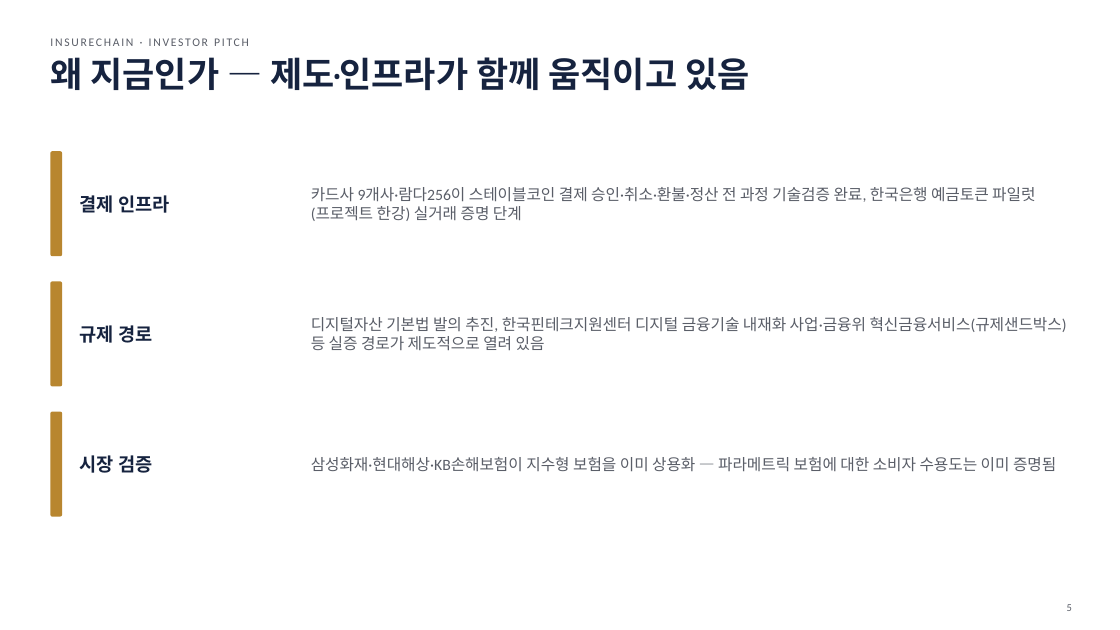
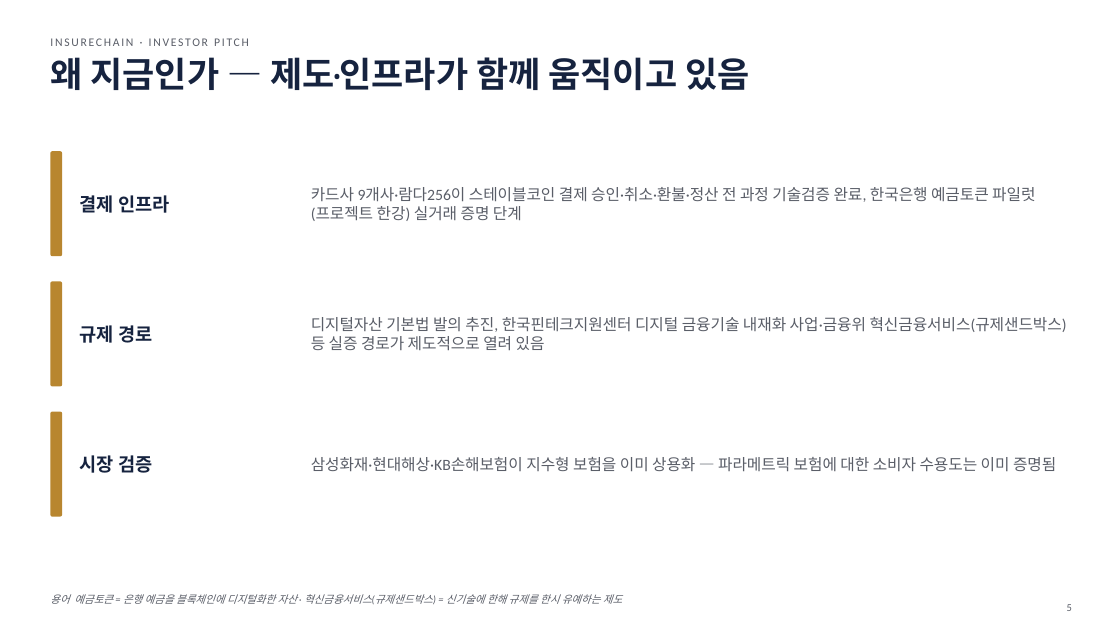
Before and after one commit to leeyonsei78/capstone_project_alpha, a slide deck: slide 5 of 인슈어체인_투자피칭_발표자료.pptx. Drawn at 1120x630 pixels with LibreOffice and Linux fonts; fonts in the diff are those of the drawing. Boxes give left, top, right and bottom in pixels: in the first picture for what was removed or moved away, otherwise in the second. Text is boxed around its words. In the diff, an @@ line names an element or a change of style, - is before the commit and + after.

```diff
--- a/인슈어체인_투자피칭_발표자료.pptx
+++ b/인슈어체인_투자피칭_발표자료.pptx
@@ text added at bbox=[50, 594, 622, 604], 9 pt, text #5A5E68, italic @@
+용어 예금토큰 = 은행 예금을 블록체인에 디지털화한 자산 · 혁신금융서비스(규제샌드박스) = 신기술에 한해 규제를 한시 유예하는 제도
```
Also in this commit, not shown: 12 other slides changed, 1 slide added.
